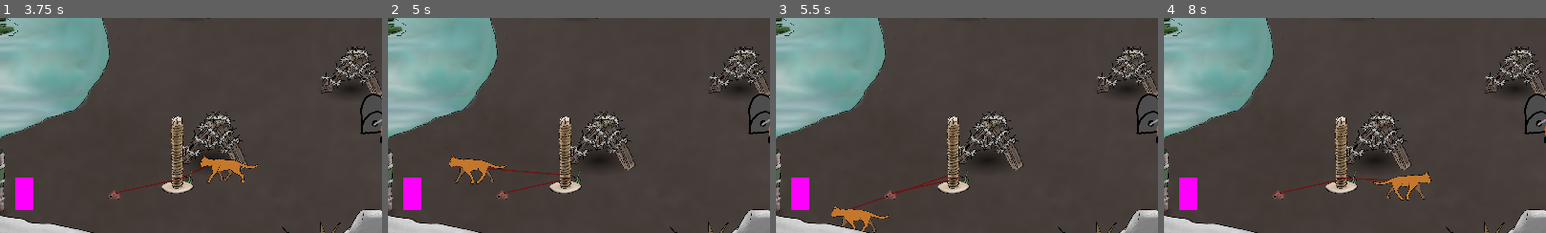
Above: before the commit, frames 1-4 (left to right).
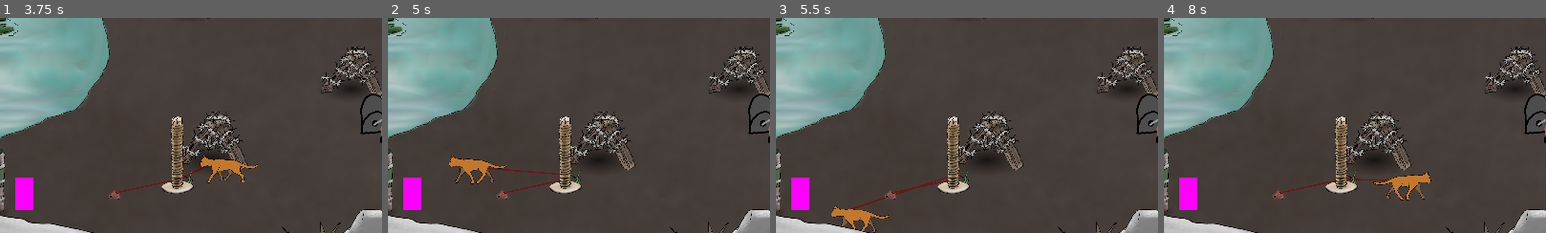
Above: after the commit, the same moments.

Repository: Flodurs/Godotwildjam63
Game: Godot game, scene res://szenen/Levels/level_2.tscn
Two runs of this game, one before a commit and one after it. Both use one fixed random seed, a clock stepped at 60 frames per second and the inputs below. This scene is started directly instead of the project's main scene.
Inputs:
- Up to frame 1 (3.75 s): tap Enter at 0.5 s; hold D (mRight) 0.53-1.28 s; tap E (Interaktion) every 0.75 s from 0.6 to 3.6 s; hold S (mDown) 1.28-2.03 s; hold D (mRight) 2.03-2.78 s; hold W (mUp) 2.78-3.53 s; hold A (mLeft) from 3.53 s (still down)
- Up to frame 2 (5 s): keep holding A (mLeft); tap E (Interaktion) at 4.35 s
- Up to frame 3 (5.5 s): release A (mLeft) at 5.03 s; hold S (mDown) from 5.03 s (still down); tap E (Interaktion) at 5.1 s
- Up to frame 4 (8 s): release S (mDown) at 5.78 s; hold D (mRight) 5.78-6.53 s; tap E (Interaktion) at 5.85, 6.6, 7.35 s; hold W (mUp) 6.53-7.28 s; tap Space at 7.25 s; hold D (mRight) from 7.28 s (still down)
The pictures show only the part of the screen within x 0-50%, y 50-100%; the shares and areas given below are measured in that part.

Frame 1 is identical in both runs. In frame 2, less than 0.1% of the frame differs, in the area x 26-48%, y 69-76%; in frame 3, 0.2%, in the area x 19-48%, y 72-89%; in frame 4, less than 0.1%.

Commit message:
better ablösen

Diff:
--- a/szenen/objekte/seil.gd
+++ b/szenen/objekte/seil.gd
@@ -44,7 +44,7 @@
 
 
 # Called every frame. 'delta' is the elapsed time since the previous frame.
-func _process(_delta):
+func _physics_process(delta):
 	if ziehtSeil:
 		segment.a = $dynLine.get_point_position(0)
 		segment.b = $dynLine.get_point_position(1)
@@ -58,7 +58,7 @@
 		#abloes logik:
 		if(get_tree().get_nodes_in_group("Seilabschnitt").size() >= 1):
 			var lastSeg =  get_tree().get_nodes_in_group("Seilabschnitt").back()
-			var vectLastSeg = -lastSeg.getVec()
+			var vectLastSeg = lastSeg.getVec()
 			var vecCurr = $dynLine.get_point_position(1) - $dynLine.get_point_position(0)
 			var vecZone = conList[conList.size()-1].toCenter
 
@@ -66,7 +66,7 @@
 			var currAngle = vecCurr.angle_to(vecZone)
 			var angle =  abs( (lastAngle) + (currAngle) )
 #			print(rad_to_deg(lastAngle))
-			if(angle >= deg_to_rad(181)):
+			if(angle >= deg_to_rad(185)):
 				abloesen()
 
 		for p in get_tree().get_nodes_in_group("Pillar"):
Not shown: 1 places in szenen/Levels/level_1.tscn that only renumber resources
Not shown: 1 places in szenen/Levels/level_2.tscn that only renumber resources
Not shown: 1 places in szenen/entitys/katze.tscn that only renumber resources
Not shown: 1 places in szenen/objekte/door.tscn that only renumber resources
